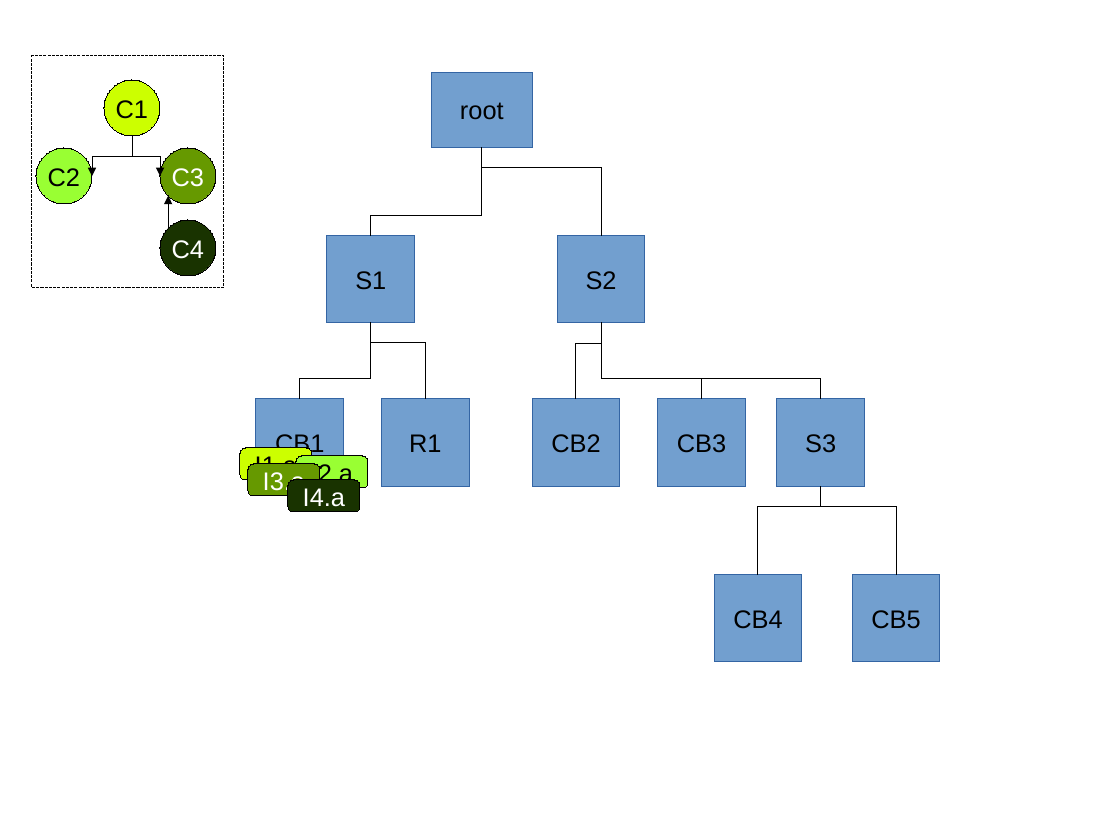
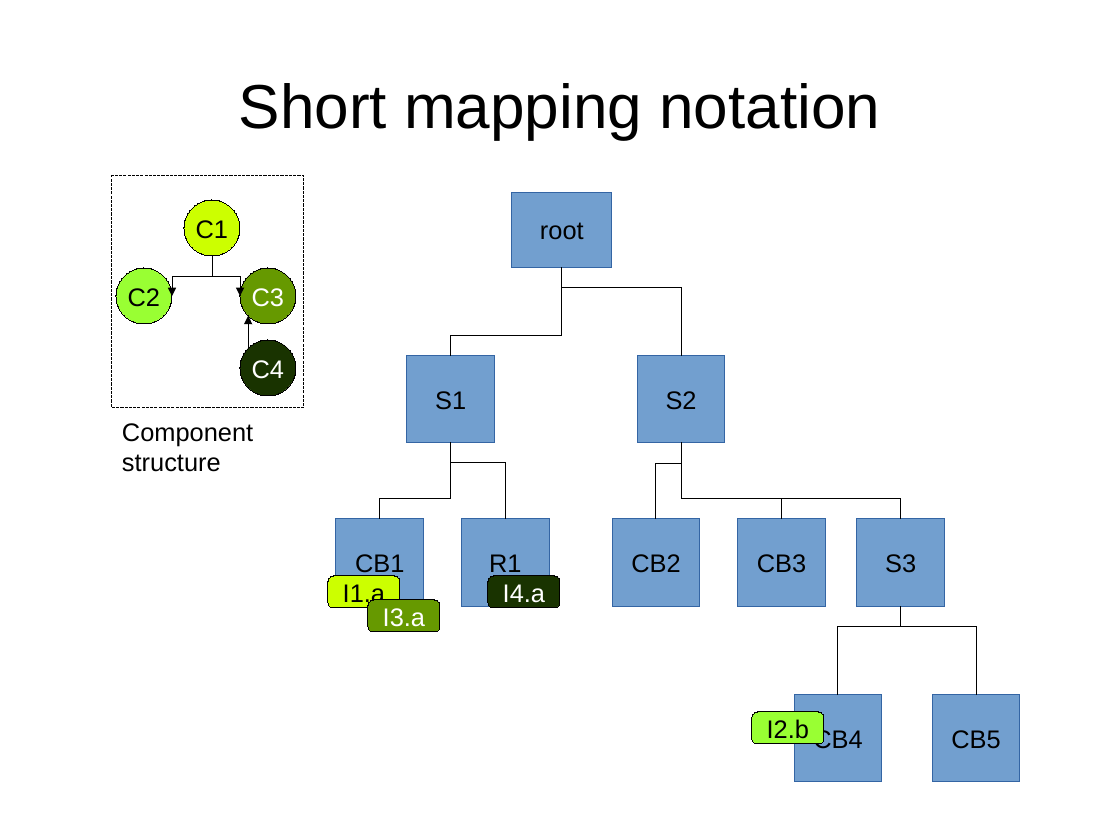
Before and after one commit to rene-schoene/racr-mquat, a slide deck: slide 5 of doc/the-problem.odp. Drawn at 1120x840 pixels with LibreOffice and Linux fonts; fonts in the diff are those of the drawing. Boxes give left, top, right and bottom in pixels: in the first picture for what was removed or moved away, otherwise in the second. Text is boxed around its words. In the diff, an @@ line names an element or a change of style, - is before the commit and + after.

Commit message:
Added titles, virtual root. Attempt to make notation clearer.

```diff
--- a/doc/the-problem.odp
+++ b/doc/the-problem.odp
@@ title added at (x1=239, y1=83, x2=880, y2=139), 44 pt, text #000000 @@
+Short mapping notation
@@ elbow line removed from (371, 236) to (482, 147) @@
@@ elbow arrow moved from (132, 136) - (161, 176) to (212, 256) - (172, 296) @@
@@ elbow arrow moved from (132, 136) - (92, 176) to (212, 256) - (240, 296) @@
@@ elbow line moved from (482, 147) - (602, 235) to (451, 356) - (562, 267) @@
@@ elbow line moved from (702, 398) - (602, 323) to (562, 267) - (681, 356) @@
@@ text added at (x1=122, y1=423, x2=253, y2=472), 18 pt, text #000000 @@
+Component
+structure
@@ elbow line moved from (371, 323) - (426, 398) to (380, 518) - (451, 443) @@
@@ elbow line added from (451, 443) to (506, 518), #000000 0 pt @@
@@ 11 rectangles, 4 ellipses, 2 elbow lines, 1 elbow arrow moved together from (x1=32, y1=56, x2=940, y2=662) to (x1=112, y1=176, x2=1019, y2=782) @@
@@ elbow line moved from (821, 487) - (758, 574) to (782, 518) - (681, 443) @@
@@ rounded rectangle removed at (x1=296, y1=456, x2=368, y2=488) @@
-I2.a
@@ rounded rectangle "I1.a" moved from (x1=240, y1=448, x2=312, y2=480) to (x1=328, y1=576, x2=400, y2=608) @@
@@ rounded rectangle "I4.a" moved from (x1=288, y1=480, x2=360, y2=511) to (x1=488, y1=576, x2=560, y2=608) @@
@@ rounded rectangle "I3.a" moved from (x1=248, y1=464, x2=320, y2=496) to (x1=368, y1=601, x2=440, y2=632) @@
@@ elbow line moved from (821, 486) - (896, 574) to (901, 607) - (838, 694) @@
@@ elbow line moved from (300, 398) - (371, 323) to (901, 607) - (977, 694) @@
@@ rounded rectangle added at (x1=752, y1=712, x2=824, y2=744), fill #99FF33, outline #000000 0 pt, 18 pt, text #000000 @@
+I2.b
```
Also in this commit, not shown: 4 other slides changed.
